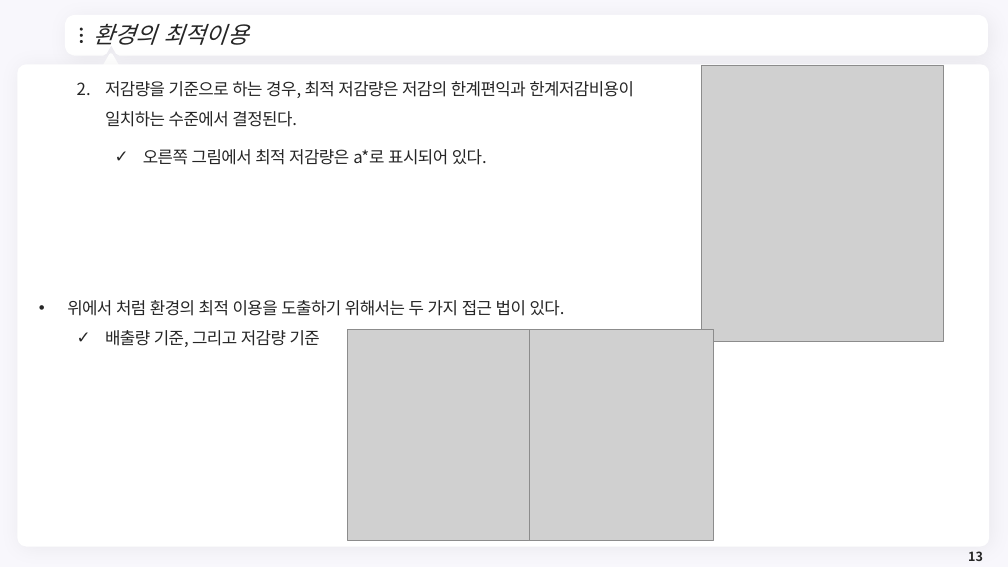
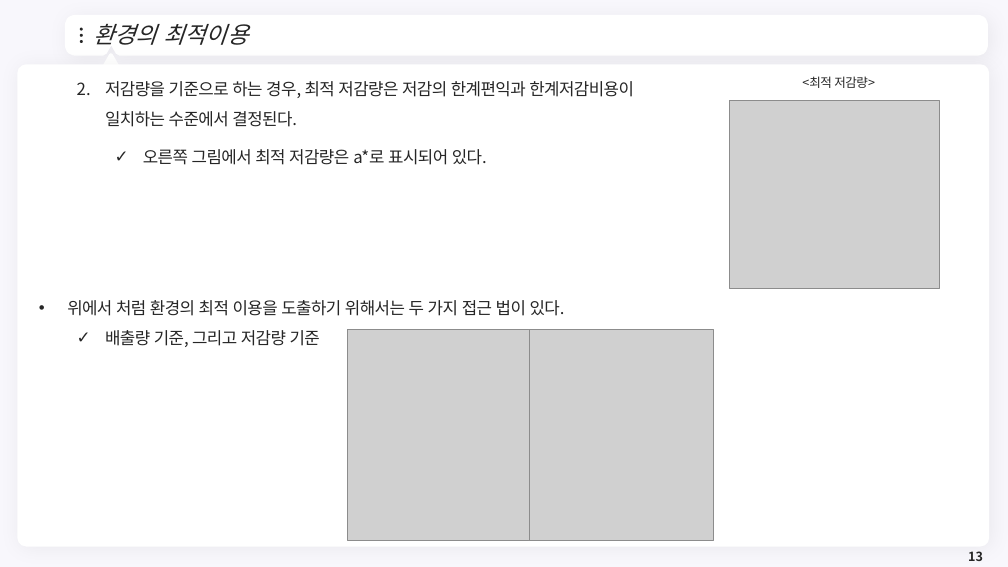
Before and after one commit to meandthey/Teaching, a slide deck: slide 13 of 환경경제학/2026-1/환경경제학_Chapter_05.pptx. Drawn at 1008x567 pixels with LibreOffice and Linux fonts; fonts in the diff are those of the drawing; grey boxes stand for pictures; background and template pictures are left out. Boxes give left, top, right and bottom in pixels: in the first picture for what was removed or moved away, otherwise in the second. Text is boxed around its words. In the diff, an @@ line names an element or a change of style, - is before the commit and + after.

```diff
--- a/환경경제학/2026-1/환경경제학_Chapter_05.pptx
+++ b/환경경제학/2026-1/환경경제학_Chapter_05.pptx
@@ text added at [802, 76, 875, 88], 12 pt, text #262626 @@
+<최적 저감량>
@@ picture: place and size @@
-picture at [702, 65, 944, 342]
+picture at [730, 101, 939, 289]
```
Also in this commit, not shown: 8 other slides changed, 9 other files.
